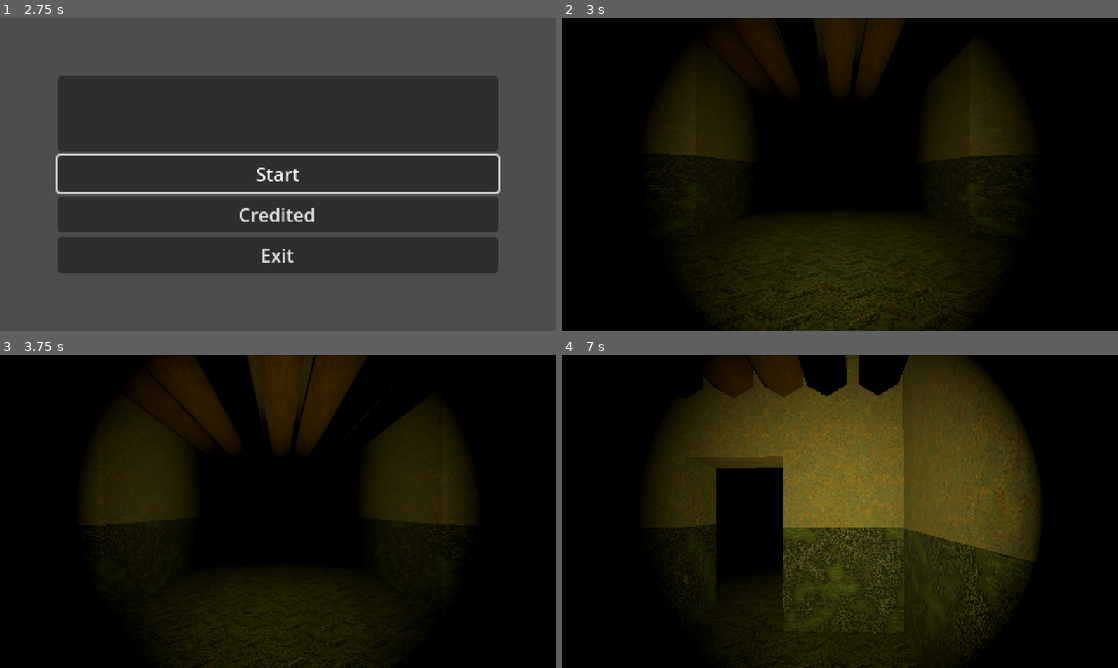
Above: before the commit, frames 1-4 (two rows, left to right).
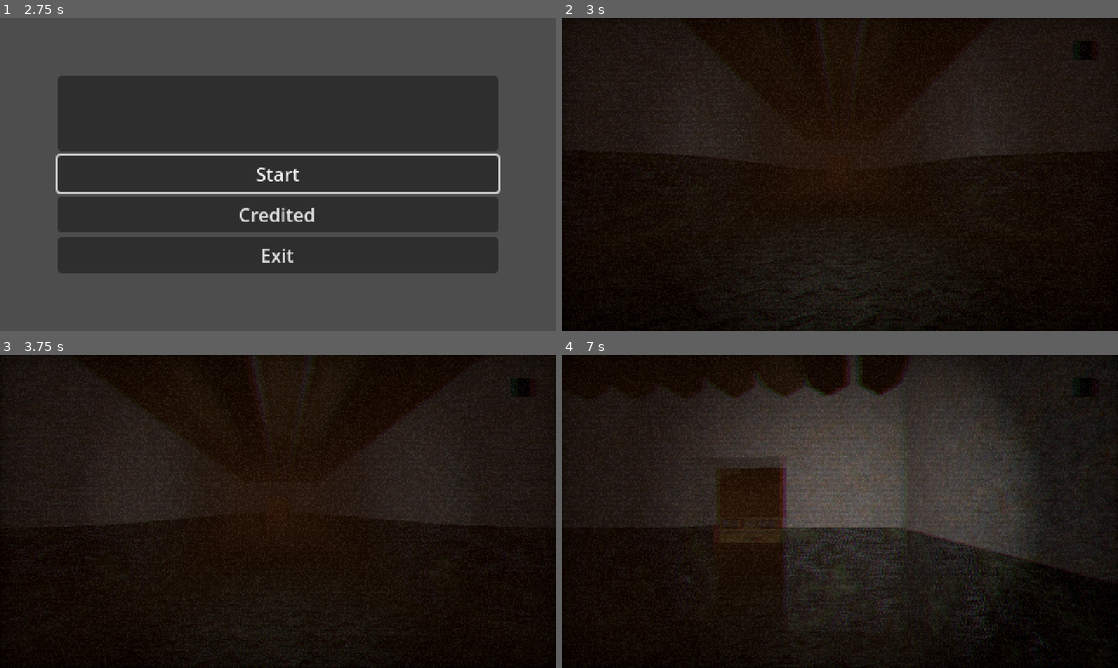
Above: after the commit, the same moments.

Repository: Danie7h/monarca-jam-2025
Game: Godot game, scene res://main.tscn
Same seed, same stepped clock (60 frames per second), same inputs: the game is played once before the commit and once after it.
Inputs (mouse positions are in pixels of both pictures, inside the frame that each line leads up to):
- Up to frame 1 (2.75 s): tap Enter (ui_accept) at 0.5, 0.77, 1.25, 1.52, 2 s; move the mouse to (400, 158) at 0.52 s; hold Right (ui_right) 0.53-1.28 s; click (400, 158) at 0.67 s; move the mouse to (166, 190) at 1.27 s; hold Down (ui_down) 1.28-2.03 s; click (166, 190) at 1.42 s; move the mouse to (333, 105) at 2.02 s; hold Right (ui_right) from 2.03 s (still down); click (333, 105) at 2.17 s
- Up to frame 2 (3 s): release Right (ui_right) at 2.75 s; click "Start" at 2.75 s
- Up to frame 3 (3.75 s): tap Enter (ui_accept) at 3.5 s; move the mouse to (272, 517) at 3.52 s; hold Up (ui_up) from 3.53 s (still down); click (272, 517) at 3.67 s
- Up to frame 4 (7 s): tap Enter (ui_accept) at 3.77, 4.52, 5.27, 6.77 s; move the mouse to (878, 514) at 4.27 s; click (878, 514) at 4.42 s; move the mouse to (795, 508) at 5.02 s; click (795, 508) at 5.17 s; move the mouse to (845, 511) at 5.77 s; click (845, 511) at 5.92 s; move the mouse to (817, 505) at 6.52 s; release Up (ui_up) at 6.53 s; hold Right (ui_right) from 6.53 s (still down); click (817, 505) at 6.67 s

Frame 1 is identical in both runs. In frame 2, 36% of the frame differs, in the area x 0-100%, y 0-100%; in frame 3, 37%; in frame 4, 50%.

Commit message:
cata and more assets

Diff:
--- a/characters/player/player.tscn
+++ b/characters/player/player.tscn
@@ -1,6 +1,7 @@
-[gd_scene load_steps=5 format=3 uid="uid://btf4twiv287ip"]
+[gd_scene load_steps=7 format=3 uid="uid://btf4twiv287ip"]
 
 [ext_resource type="Script" uid="uid://bnajmtihepvqa" path="res://characters/player/player.gd" id="1_508ok"]
+[ext_resource type="Shader" uid="uid://dja1tj2xiy4gi" path="res://shaders/crt.gdshader" id="2_xxgcw"]
 
 [sub_resource type="CapsuleShape3D" id="CapsuleShape3D_b886q"]
 radius = 0.3564453
@@ -15,6 +16,30 @@
 content_margin_right = 8.0
 content_margin_bottom = 8.0
 bg_color = Color(0, 0, 0, 0.61960787)
+
+[sub_resource type="ShaderMaterial" id="ShaderMaterial_exd8k"]
+shader = ExtResource("2_xxgcw")
+shader_parameter/overlay = false
+shader_parameter/scanlines_opacity = 0.0610000028975
+shader_parameter/scanlines_width = 0.4390000208525
+shader_parameter/grille_opacity = 0.027000001282499998
+shader_parameter/resolution = Vector2(640, 480)
+shader_parameter/pixelate = false
+shader_parameter/roll = false
+shader_parameter/roll_speed = 8.0
+shader_parameter/roll_size = 0.0
+shader_parameter/roll_variation = 0.10000000149012
+shader_parameter/distort_intensity = 0.0
+shader_parameter/noise_opacity = 0.0930000044175
+shader_parameter/noise_speed = 5.0
+shader_parameter/static_noise_intensity = 0.06
+shader_parameter/aberration = 0.0630000504924999
+shader_parameter/brightness = 1.4
+shader_parameter/discolor = true
+shader_parameter/warp_amount = 0.0
+shader_parameter/clip_warp = false
+shader_parameter/vignette_intensity = 0.4
+shader_parameter/vignette_opacity = 0.17200000817
 
 [node name="Player" type="CharacterBody3D"]
 collision_layer = 3
@@ -36,8 +61,6 @@
 [node name="Camera3D" type="Camera3D" parent="Head"]
 
 [node name="SpotLight3D" type="SpotLight3D" parent="Head/Camera3D"]
-light_color = Color(0.9999997, 0.9762482, 0.39327654, 1)
-light_energy = 3.599
 spot_range = 10.0
 
 [node name="Panel" type="MarginContainer" parent="."]
@@ -62,3 +85,12 @@
 layout_mode = 2
 theme_override_constants/separation = 8
 vertical = true
+
+[node name="CRT" type="ColorRect" parent="."]
+material = SubResource("ShaderMaterial_exd8k")
+anchors_preset = 15
+anchor_right = 1.0
+anchor_bottom = 1.0
+grow_horizontal = 2
+grow_vertical = 2
+mouse_filter = 2
--- a/levels/level_1/level_1.tscn
+++ b/levels/level_1/level_1.tscn
@@ -8,6 +8,7 @@
 [ext_resource type="PackedScene" uid="uid://cg1a8cknlh3vf" path="res://assets/banquito.gltf" id="5_e6u7d"]
 [ext_resource type="PackedScene" uid="uid://biac5v6f55yk2" path="res://puzle/reconnect_cables/reconnect_cables.tscn" id="7_j48du"]
 [ext_resource type="PackedScene" uid="uid://cea2n1geppnsq" path="res://puzle/breaker_panel/breaker_panel.tscn" id="8_j48du"]
+[ext_resource type="PackedScene" uid="uid://b5me3bureskgd" path="res://assets/Cataxis_model.gltf" id="9_8jbay"]
 
 [sub_resource type="BoxShape3D" id="BoxShape3D_45440"]
 size = Vector3(81.29874, 0.5, 82.17453)
@@ -19,6 +20,16 @@
 height = 0.58862305
 radius = 0.38671875
 
+[sub_resource type="Environment" id="Environment_j48du"]
+background_mode = 1
+background_color = Color(0.32172847, 0.3217278, 0.32172793, 1)
+background_energy_multiplier = 0.5
+fog_enabled = true
+fog_light_color = Color(0.16629565, 0.06477862, 1.2032688e-08, 1)
+fog_light_energy = 1.08
+fog_density = 0.0629
+volumetric_fog_albedo = Color(0.45993102, 0.25618336, 0.07640473, 1)
+
 [node name="Level1" type="Node3D"]
 script = ExtResource("1_epb64")
 metadata/_custom_type_script = "uid://dk8o404cgmpr7"
@@ -316,6 +327,52 @@
 
 [node name="BreakerPanel" parent="Puzzles" instance=ExtResource("8_j48du")]
 transform = Transform3D(1, 0, 0, 0, 1, 0, 0, 0, 1, -27.673, 0.091, -11.269)
+
+[node name="WorldEnvironment" type="WorldEnvironment" parent="."]
+environment = SubResource("Environment_j48du")
+
+[node name="Sister" type="Node3D" parent="."]
+
+[node name="Cataxis_model" parent="Sister" instance=ExtResource("9_8jbay")]
+transform = Transform3D(1, 0, 0, 0, 1, 0, 0, 0, 1, 0.030299902, 0.0021021068, -19.842108)
+
+[node name="Skeleton3D" parent="Sister/Cataxis_model/Armature" index="0"]
+bones/0/position = Vector3(-1.5575421, -0.17771673, -95.55898)
+bones/0/rotation = Quaternion(-0.6551764, -0.039900694, 0.04249655, 0.7532237)
+bones/1/rotation = Quaternion(-0.016950194, -0.023928748, 0.02724251, 0.9991987)
+bones/2/rotation = Quaternion(-0.0025912547, -0.018889448, 0.014742019, 0.99970955)
+bones/3/rotation = Quaternion(-0.0029220663, -0.018205157, 0.015296263, 0.999713)
+bones/4/position = Vector3(8.34465e-07, 11.526851, -2.5327645e-06)
+bones/4/rotation = Quaternion(0.05619043, 0.0033956976, 0.023972075, 0.99812657)
+bones/5/rotation = Quaternion(0.23595256, 0.009431744, 0.18053322, 0.95480114)
+bones/6/position = Vector3(4.2915344e-06, 26.968876, 0.72064745)
+bones/7/position = Vector3(4.1119847, 10.819903, 0.0038157757)
+bones/7/rotation = Quaternion(0.612907, 0.3968029, -0.54668975, 0.40990606)
+bones/8/position = Vector3(-5.0849117e-06, 7.91337, 2.5880472e-06)
+bones/8/rotation = Quaternion(0.4710306, 0.5202949, 0.20159501, 0.68321514)
+bones/9/position = Vector3(-1.931686e-06, 30.192516, 2.2353688e-06)
+bones/9/rotation = Quaternion(0.01156657, 0.11264915, 0.26033735, 0.9588539)
+bones/10/position = Vector3(1.5571712e-06, 26.96049, -1.3877986e-05)
+bones/11/position = Vector3(-4.111986, 10.823133, -0.067505255)
+bones/11/rotation = Quaternion(0.59199893, -0.4069048, 0.577569, 0.3877883)
+bones/12/position = Vector3(-8.292533e-07, 7.91337, 5.1794877e-06)
+bones/12/rotation = Quaternion(0.5009456, -0.40478233, -0.19160905, 0.7406016)
+bones/13/position = Vector3(1.0415059e-07, 30.191982, -7.927174e-06)
+bones/13/rotation = Quaternion(0.0069651213, -0.06316624, -0.1458383, 0.98726535)
+bones/15/rotation = Quaternion(0.15753292, 0.10651153, 0.97954696, -0.065776005)
+bones/16/rotation = Quaternion(-0.055834334, -0.05513518, 0.0033587017, 0.996911)
+bones/17/rotation = Quaternion(0.50844043, -0.08519535, -0.016520549, 0.85671306)
+bones/18/rotation = Quaternion(0.2455504, -0.15542783, 0.03779119, 0.95609576)
+bones/19/position = Vector3(6.1839876e-07, 6.5182643, 3.7253e-07)
+bones/20/rotation = Quaternion(-0.09217056, 0.1294179, 0.9868643, 0.029231325)
+bones/21/rotation = Quaternion(-0.10571403, 0.069740854, -0.023359397, 0.9916729)
+bones/22/rotation = Quaternion(0.53211874, 0.12293344, -0.028165093, 0.8372239)
+bones/23/position = Vector3(2.5395827e-06, 16.350374, -1.0305357e-06)
+bones/23/rotation = Quaternion(0.24849732, 0.15397327, -0.038099423, 0.95555735)
+bones/24/position = Vector3(1.0132771e-06, 6.4369926, 6.2585707e-07)
+
+[node name="AnimationPlayer" parent="Sister/Cataxis_model" index="1"]
+autoplay = "Standing_arms_behind_Armature_003|mixamo_com|Layer0"
 
 [editable path="map_bunker"]
 [editable path="Decoration/soviet_computer"]
@@ -347,3 +404,4 @@
 [editable path="Decoration/banquito8"]
 [editable path="Decoration/banquito9"]
 [editable path="Decoration/banquito10"]
+[editable path="Sister/Cataxis_model"]
--- a/project.godot
+++ b/project.godot
@@ -137,4 +137,4 @@
 [run_configs]
 
 data/configs=["{\"custom_scene\":\"res://levels/level_1/level_1.tscn\",\"environment_variables\":{},\"name\":\"bunker\",\"play_mode\":2}", "{\"custom_scene\":\"res://levels/testing/testing.tscn\",\"environment_variables\":{},\"name\":\"puzle\",\"play_mode\":2}"]
-data/current=1
+data/current=0
--- /dev/null
+++ b/shaders/crt.gdshader
@@ -0,0 +1,168 @@
+shader_type canvas_item;
+
+
+uniform sampler2D SCREEN_TEXTURE : hint_screen_texture, filter_linear_mipmap;
+
+
+uniform bool overlay = false;
+
+uniform float scanlines_opacity : hint_range(0.0, 1.0) = 0.4;
+uniform float scanlines_width : hint_range(0.0, 0.5) = 0.25;
+uniform float grille_opacity : hint_range(0.0, 1.0) = 0.3;
+uniform vec2 resolution = vec2(640.0, 480.0);
+
+uniform bool pixelate = true;
+
+uniform bool roll = true;
+uniform float roll_speed = 8.0;
+uniform float roll_size : hint_range(0.0, 100.0) = 15.0;
+uniform float roll_variation : hint_range(0.1, 5.0) = 1.8;
+uniform float distort_intensity : hint_range(0.0, 0.2) = 0.05;
+
+uniform float noise_opacity : hint_range(0.0, 1.0) = 0.4;
+uniform float noise_speed = 5.0;
+
+uniform float static_noise_intensity : hint_range(0.0, 1.0) = 0.06;
+
+uniform float aberration : hint_range(-1.0, 1.0) = 0.03;
+uniform float brightness = 1.4;
+uniform bool discolor = true;
+
+uniform float warp_amount : hint_range(0.0, 5.0) = 1.0;
+uniform bool clip_warp = false;
+
+uniform float vignette_intensity = 0.4;
+uniform float vignette_opacity : hint_range(0.0, 1.0) = 0.5;
+
+
+
+vec2 random(vec2 uv){
+    uv = vec2(dot(uv, vec2(127.1,311.7)), dot(uv, vec2(269.5,183.3)));
+    return -1.0 + 2.0 * fract(sin(uv) * 43758.5453123);
+}
+
+float noise(vec2 uv) {
+    vec2 uv_index = floor(uv);
+    vec2 uv_fract = fract(uv);
+    vec2 blur = smoothstep(0.0, 1.0, uv_fract);
+
+    return mix(
+        mix(dot(random(uv_index + vec2(0.0,0.0)), uv_fract - vec2(0.0,0.0)),
+            dot(random(uv_index + vec2(1.0,0.0)), uv_fract - vec2(1.0,0.0)), blur.x),
+        mix(dot(random(uv_index + vec2(0.0,1.0)), uv_fract - vec2(0.0,1.0)),
+            dot(random(uv_index + vec2(1.0,1.0)), uv_fract - vec2(1.0,1.0)), blur.x),
+        blur.y
+    ) * 0.5 + 0.5;
+}
+
+vec2 warp(vec2 uv){
+    vec2 delta = uv - 0.5;
+    float delta2 = dot(delta.xy, delta.xy);
+    float delta4 = delta2 * delta2;
+    float delta_offset = delta4 * warp_amount;
+    return uv + delta * delta_offset;
+}
+
+float border (vec2 uv){
+    float radius = min(warp_amount, 0.08);
+    radius = max(min(min(abs(radius * 2.0), abs(1.0)), abs(1.0)), 1e-5);
+    vec2 abs_uv = abs(uv * 2.0 - 1.0) - vec2(1.0, 1.0) + radius;
+    float dist = length(max(vec2(0.0), abs_uv)) / radius;
+    float square = smoothstep(0.96, 1.0, dist);
+    return clamp(1.0 - square, 0.0, 1.0);
+}
+
+float vignette(vec2 uv){
+    uv *= 1.0 - uv.xy;
+    float vignette = uv.x * uv.y * 15.0;
+    return pow(vignette, vignette_intensity * vignette_opacity);
+}
+
+
+void fragment()
+{
+    vec2 uv = overlay ? warp(SCREEN_UV) : warp(UV);
+    vec2 text_uv = uv;
+    vec2 roll_uv = vec2(0.0);
+    float time = roll ? TIME : 0.0;
+
+    if (pixelate){
+        text_uv = ceil(uv * resolution) / resolution;
+    }
+
+    float roll_line = 0.0;
+    if (roll || noise_opacity > 0.0){
+        roll_line = smoothstep(0.3, 0.9, sin(uv.y * roll_size - (time * roll_speed)));
+        roll_line *= roll_line * smoothstep(0.3, 0.9, sin(uv.y * roll_size * roll_variation - (time * roll_speed * roll_variation)));
+        roll_uv = vec2((roll_line * distort_intensity * (1.-UV.x)), 0.0);
+    }
+
+    vec4 text;
+    if (roll){
+        text.r = texture(SCREEN_TEXTURE, text_uv + roll_uv * 0.8 + vec2(aberration, 0.0) * .1).r;
+        text.g = texture(SCREEN_TEXTURE, text_uv + roll_uv * 1.2 - vec2(aberration, 0.0) * .1).g;
+        text.b = texture(SCREEN_TEXTURE, text_uv + roll_uv).b;
+        text.a = 1.0;
+    } else {
+        text.r = texture(SCREEN_TEXTURE, text_uv + vec2(aberration, 0.0) * .1).r;
+        text.g = texture(SCREEN_TEXTURE, text_uv - vec2(aberration, 0.0) * .1).g;
+        text.b = texture(SCREEN_TEXTURE, text_uv).b;
+        text.a = 1.0;
+    }
+
+    float r = text.r;
+    float g = text.g;
+    float b = text.b;
+
+    uv = warp(UV);
+
+    if (grille_opacity > 0.0){
+        float g_r = smoothstep(0.85, 0.95, abs(sin(uv.x * (resolution.x * 3.14159265))));
+        r = mix(r, r * g_r, grille_opacity);
+
+        float g_g = smoothstep(0.85, 0.95, abs(sin(1.05 + uv.x * (resolution.x * 3.14159265))));
+        g = mix(g, g * g_g, grille_opacity);
+
+        float b_b = smoothstep(0.85, 0.95, abs(sin(2.1 + uv.x * (resolution.x * 3.14159265))));
+        b = mix(b, b * b_b, grille_opacity);
+    }
+
+    text.r = clamp(r * brightness, 0.0, 1.0);
+    text.g = clamp(g * brightness, 0.0, 1.0);
+    text.b = clamp(b * brightness, 0.0, 1.0);
+
+    float scanlines = 0.5;
+    if (scanlines_opacity > 0.0){
+        scanlines = smoothstep(scanlines_width, scanlines_width + 0.5, abs(sin(uv.y * (resolution.y * 3.14159265))));
+        text.rgb = mix(text.rgb, text.rgb * vec3(scanlines), scanlines_opacity);
+    }
+
+    if (noise_opacity > 0.0){
+        float n = smoothstep(0.4, 0.5, noise(uv * vec2(2.0, 200.0) + vec2(10.0, (TIME * (noise_speed)))));
+        roll_line *= n * scanlines * clamp(random((ceil(uv * resolution) / resolution) + vec2(TIME * 0.8, 0.0)).x + 0.8, 0.0, 1.0);
+        text.rgb = clamp(mix(text.rgb, text.rgb + roll_line, noise_opacity), vec3(0.0), vec3(1.0));
+    }
+
+    if (static_noise_intensity > 0.0){
+        text.rgb += clamp(random((ceil(uv * resolution) / resolution) + fract(TIME)).x, 0.0, 1.0) * static_noise_intensity;
+    }
+
+    text.rgb *= border(uv);
+    text.rgb *= vignette(uv);
+
+    if (clip_warp){
+        text.a = border(uv);
+    }
+
+    if (discolor){
+        float saturation = 0.5;
+        float contrast = 1.2;
+        vec3 greyscale = vec3(text.r + text.g + text.b) / 3.;
+        text.rgb = mix(text.rgb, greyscale, saturation);
+
+        float midpoint = pow(0.5, 2.2);
+        text.rgb = (text.rgb - vec3(midpoint)) * contrast + midpoint;
+    }
+
+    COLOR = text;
+}
Binary file added: assets/Cataxis_model.bin
Not shown, added: assets/Cataxis_model.gltf
Not shown, added: assets/Cataxis_model.gltf.import
Binary file added: assets/cata_texture.png
Not shown, added: assets/cata_texture.png.import
Not shown, added: assets/estatua_texture.png.import
Not shown, added: assets/gas_mask.gltf.import
Not shown, added: assets/gas_mask_texture.png.import
Not shown, added: assets/key_texture.png.import
Not shown, added: assets/llave.gltf.import
Not shown, added: assets/statue.gltf.import
Not shown: 1 places in levels/level_1/level_1.tscn that only renumber resources
(and 1 more such lines)
